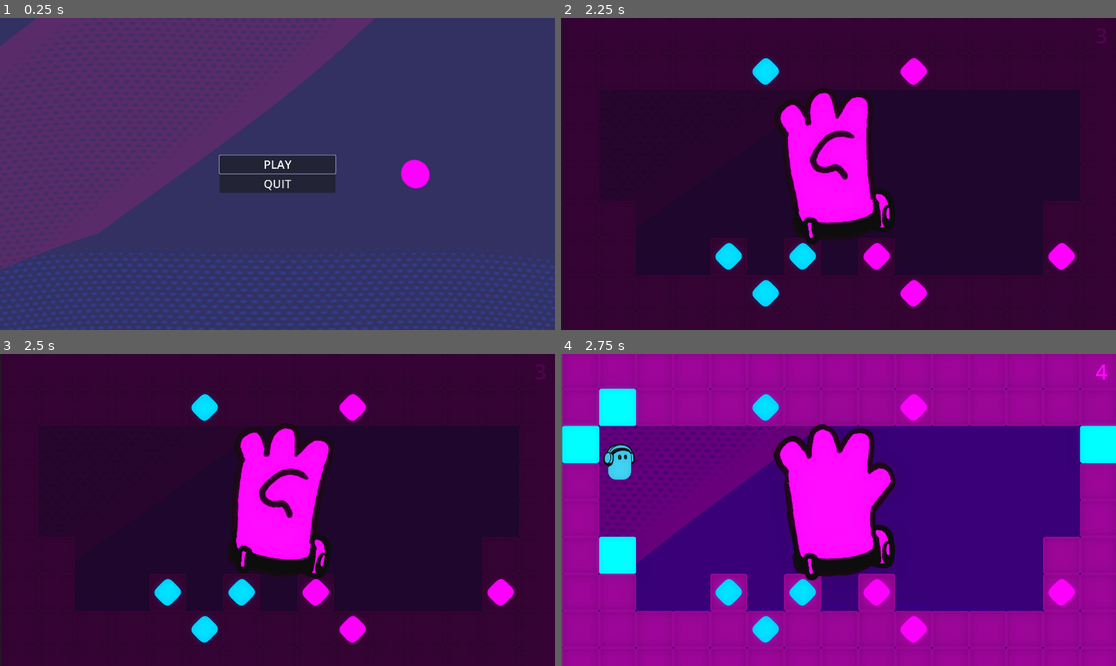
Above: before the commit, frames 1-4 (two rows, left to right).
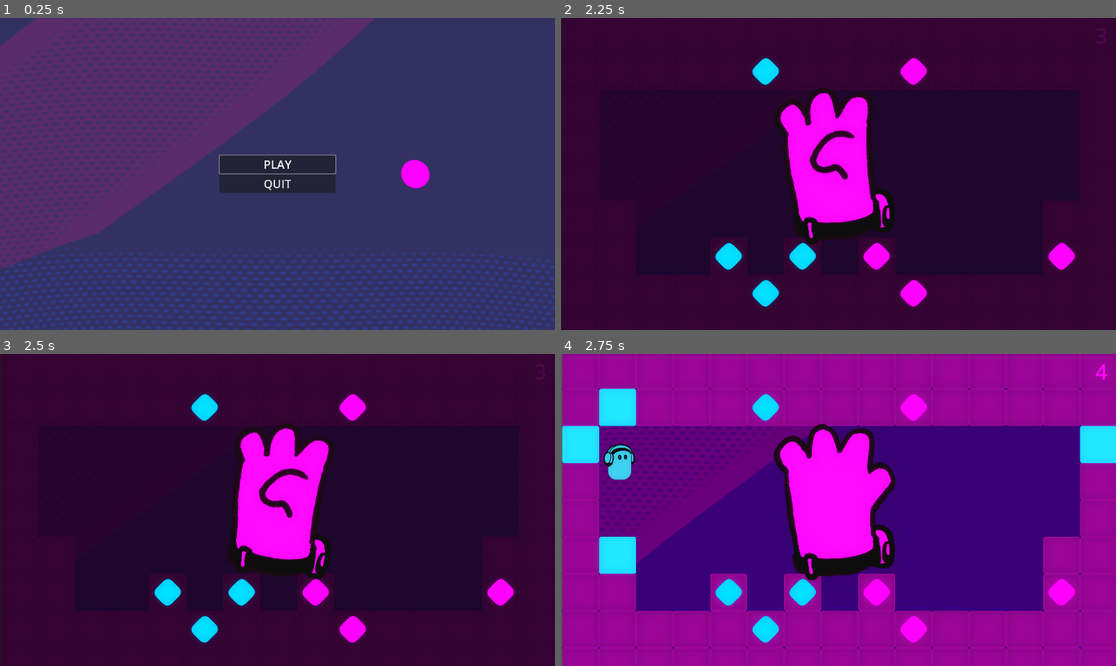
Above: after the commit, the same moments.

Repository: helenaruizs/loop-loop
Game: Godot game, scene res://bootstrap.tscn
The game is run twice, just before and just after one commit, with the same random seed, the same clock (stepped at 60 frames per second) and the same inputs.
Inputs (mouse positions are in pixels of both pictures, inside the frame that each line leads up to):
- Up to frame 1 (0.25 s): no input
- Up to frame 2 (2.25 s): click "PLAY" at 0.5 s; tap Enter at 1.25 s; move the mouse to (960, 158) at 1.27 s; hold D (move_right) 1.28-2 s; tap T at 1.35 s; click (960, 158) at 1.42 s; tap Space (jump) at 1.52 s; drag from (727, 189) to (766, 71) at 2.02 s
- Up to frame 3 (2.5 s): no input
- Up to frame 4 (2.75 s): no input

Frames 1-3 are identical in both runs. In frame 4, 3.1% of the frame differs, in the area x 0-100%, y 11-71%.

Commit message:
ALELUIA IRMAOS

Diff:
--- a/characters/character.gd
+++ b/characters/character.gd
@@ -1,6 +1,8 @@
 class_name Character
 
 extends CharacterBody2D
+# how many frames of continuous collision/un-collision we require
+const RAY_BUFFER_FRAMES : int = 3
 
 var music_bus_index := AudioServer.get_bus_index("Music") # Or whatever name you used
 var filter_effect_phaser := AudioServer.get_bus_effect(music_bus_index, 1) as AudioEffectLowPassFilter
@@ -11,7 +13,7 @@
 const NORMAL_SCALE: Vector2 = Vector2(1, 1)
 const JUMP_STRETCH: Vector2 = Vector2(0.89, 1.2)  # Tall and thin
 const LAND_SQUASH: Vector2 = Vector2(1.4, 0.78)   # Short and wide
-const TWEEN_TIME: float = 0.2
+const TWEEN_TIME: float = 0.05
 
 const WALK_SQUASH: Vector2 = Vector2(1.24, 0.78)   # Short and wide
 const WALK_STRETCH: Vector2 = Vector2(0.95, 1.1)  # Tall and thin
@@ -21,7 +23,6 @@
 @onready var ray_up: RayCast2D = $RayUp
 @onready var ray_right: RayCast2D = $RayRight
 @onready var ray_left: RayCast2D = $RayLeft
-
 @onready var feet: Area2D = $Feet
 @onready var sprite_fx: Sprite2D = $SpriteFX
 @onready var animation_player: AnimationPlayer = $AnimationPlayer
@@ -33,6 +34,8 @@
 @export var coyote_time: float = 0.18            # seconds grace after leaving ground
 @export var jump_buffer_duration: float = 0.14
 @export var jump_power := -1100.0
+# for each ray: how many consecutive frames it’s been colliding
+var ray_collision_counts : Dictionary = {}
 
 var color_name: Globals.ColorNames
 var hl_color: Color
@@ -48,6 +51,8 @@
 var is_current := false
 
 var is_jumping := false
+
+var map : Map
 
 var marker_active_rays: Dictionary = {} # marker : count of rays touching
 
@@ -61,65 +66,43 @@
 	last_hits[ray_left]  = null
 	Globals.level_completed.connect(on_level_completed)
 
+
 func _physics_process(delta: float) -> void:
-
-
 	var rays: Array = [ray_up, ray_right, ray_down, ray_left]
 	for ray: RayCast2D in rays:
+	# 1) force the raycast to refresh right now
+		ray.force_raycast_update()
+
+	# 2) now grab the updated collision info
+		var is_hit: bool = ray.is_colliding()
 		var prev_marker: Area2D = last_hits[ray] as Area2D
 		var current_marker: Area2D = null
-		if ray.is_colliding():
-			print("RAY", ray.name, "colliding with", ray.get_collider(), "at", ray.global_position)
+		if is_hit:
 			current_marker = ray.get_collider() as Area2D
 
-		# EXIT logic (ray left a marker)
+	# -- EXIT logic --
 		if prev_marker != null and prev_marker != current_marker:
-			var parent: = prev_marker.get_parent()
-			marker_active_rays[prev_marker] = marker_active_rays.get(prev_marker, 1) - 1
-			if marker_active_rays[prev_marker] <= 0:
-				# Only fire off event if *no* rays are left touching this marker!
-				parent.on_marker_exit()
-				marker_active_rays.erase(prev_marker)
-			last_hits[ray] = null
-
-		# ENTER logic (ray entered a new marker)
+		# double‐check you really aren’t hitting it anymore
+			ray.force_raycast_update()
+			if not ray.is_colliding() or (ray.get_collider() as Area2D) != prev_marker:
+				var parent := prev_marker.get_parent()
+				var cnt :int = marker_active_rays.get(prev_marker, 1) - 1
+				if cnt <= 0:
+					parent.on_marker_exit(self)
+					marker_active_rays.erase(prev_marker)
+				else:
+					marker_active_rays[prev_marker] = cnt
+				last_hits[ray] = null
+
+	# -- ENTER logic --
 		if current_marker != null and prev_marker != current_marker:
-			var parent: = current_marker.get_parent()
-			marker_active_rays[current_marker] = marker_active_rays.get(current_marker, 0) + 1
-			if marker_active_rays[current_marker] == 1:
-				# Only fire if *first* ray is touching this marker!
+			ray.force_raycast_update()  # (optional) freshen once more
+			var parent := current_marker.get_parent()
+			var cnt : int= marker_active_rays.get(current_marker, 0) + 1
+			marker_active_rays[current_marker] = cnt
+			if cnt == 1:
 				parent.on_marker_enter(self)
 			last_hits[ray] = current_marker
-#
-#func _physics_process(delta: float) -> void:
-	#var rays: Array = [ray_up, ray_right, ray_down, ray_left]
-	#for ray: RayCast2D in rays:
-		#var prev_marker: Area2D = last_hits[ray] as Area2D
-		#var current_marker: Area2D = null
-		#if ray.is_colliding():
-			#current_marker = ray.get_collider() as Area2D
-#
-		## EXIT logic (ray left a marker)
-		#if prev_marker != null and prev_marker != current_marker:
-			#var parent: = prev_marker.get_parent()
-			#marker_active_rays[prev_marker] = marker_active_rays.get(prev_marker, 1) - 1
-			#print("Ray exit", prev_marker, "count:", marker_active_rays[prev_marker])
-			#if marker_active_rays[prev_marker] <= 0:
-				## Only fire off event if *no* rays are left touching this marker!
-				#parent.on_marker_exit()
-				#marker_active_rays.erase(prev_marker)
-			#last_hits[ray] = null
-#
-		## ENTER logic (ray entered a new marker)
-		#if current_marker != null and prev_marker != current_marker:
-			#var parent: = current_marker.get_parent()
-			#marker_active_rays[current_marker] = marker_active_rays.get(current_marker, 0) + 1
-			#print("Ray enter", current_marker, "count:", marker_active_rays[current_marker])
-			#if marker_active_rays[current_marker] == 1:
-				## Only fire if *first* ray is touching this marker!
-				#parent.on_marker_enter(self)
-			#last_hits[ray] = current_marker
-
 
 
 func _tween_scale(target: Vector2) -> void:
@@ -131,8 +114,6 @@
 
 func char_physics_process(delta: float) -> void:
 
-	for ray: RayCast2D in [ray_up, ray_right, ray_down, ray_left]:
-		ray.force_raycast_update()
 	# Add the gravity.
 	if not is_on_floor():
 		velocity.y += gravity * delta
@@ -193,6 +174,7 @@
 
 	move_and_slide()
 
+
 		# Normalized screen position
 	var viewport_size := get_viewport().get_visible_rect().size
 	var norm_x :float = clamp(position.x / viewport_size.x, 0, 1)
--- a/levels/main.gd
+++ b/levels/main.gd
@@ -56,11 +56,13 @@
 	change_light(current_color)
 
 func _physics_process(delta: float) -> void:
+	map.check_win_condition()
 	if current_char:
 		current_char.char_physics_process(delta)
 
 
 func _unhandled_input(event: InputEvent) -> void:
+	map.check_win_condition()
 	if event.is_action_pressed("restart_level"):
 		_restart_level()
 
@@ -73,6 +75,7 @@
 	# get_tree().change_scene_to(current_scene)
 
 func _on_timer_timeout() -> void:
+	map.check_win_condition()
 	current_time += 1
 	if current_time != max_time:
 		play_with_random_pitch(fx_click)
@@ -104,6 +107,7 @@
 	char.set_shader_colors(char.character_color, char.hl_color)
 	char.set_tempo(tempo)
 	char.music = music
+	char.map = map
 
 func new_turn() -> void:
 	turn += 1
--- a/maps/map.gd
+++ b/maps/map.gd
@@ -10,10 +10,10 @@
 var tile_size: Vector2
 
 ### Objectives
-var objectives_color_01: Array[TileMarker] =[]
-var objectives_color_02: Array[TileMarker] =[]
-var objectives_color_03: Array[TileMarker] =[]
-var objectives_color_04: Array[TileMarker] =[]
+var objectives_color_01: Array[TileMarker]
+var objectives_color_02: Array[TileMarker]
+var objectives_color_03: Array[TileMarker]
+var objectives_color_04: Array[TileMarker]
 
 ### Objectives
 var objectives_color_01_hits: Array[TileMarker] =[]
@@ -21,17 +21,20 @@
 var objectives_color_03_hits: Array[TileMarker] =[]
 var objectives_color_04_hits: Array[TileMarker] =[]
 
+var all_objectives: Array[TileMarker] = []
+
 # Called when the node enters the scene tree for the first time.
 func _ready() -> void:
 	tile_size = tilemap.tile_set.tile_size
 	_spawn_tile_markers()
-
+	print(all_objectives)
 
 func _spawn_tile_markers() -> void:
 	tile_markers.clear()
 	for cell: Vector2i in tilemap.get_used_cells():
 		var placed_marker: TileMarker = get_marker_at_cell(cell)
 		if placed_marker != null:
+			all_objectives.append(placed_marker)
 			match placed_marker.objective_color:
 				Globals.ColorNames.COLOR_01:
 					objectives_color_01.append(placed_marker)
@@ -43,6 +46,7 @@
 					objectives_color_04.append(placed_marker)
 			placed_marker.objective_triggered_on.connect(_on_marker_triggered)  # Skip if marker is already there
 			placed_marker.objective_triggered_off.connect(_on_marker_triggered_out)
+			placed_marker.map = self
 		# 1) Instance the marker
 		var marker: TileMarker = TILEMARKER.instantiate() as TileMarker
 
@@ -67,6 +71,17 @@
 				return child as TileMarker
 	return null
 
+func get_marker_as_area(cell: Vector2i) -> Area2D:
+	var local_pos: Vector2 = tilemap.map_to_local(cell)
+	var marker_center := Vector2(
+		local_pos.x - tile_size.x/2,
+		local_pos.y + tile_size.y/2
+	)
+	for child in get_children():
+		if child is TileMarker:
+			if child.position.distance_to(marker_center) < 1.0:
+				return child as Area2D
+	return null
 
 func _on_marker_triggered(marker: TileMarker, color: Globals.ColorNames) -> void:
 	#if not objectives_color_01_hits.has(marker) or not objectives_color_02_hits.has(marker):
@@ -104,9 +119,39 @@
 	return a_sorted == b_sorted
 
 func check_win_condition() -> void:
-	for marker in get_tree().get_nodes_in_group("objectives"):
-		if not marker.is_correctly_activated():
+	for objective: TileMarker in all_objectives:
+		if not objective.is_completed():
 			return
-	# If we reach here, ALL objective markers are correct
+
+	#if not objectives_color_01_hits.size() == objectives_color_01.size():
+		#return
+	#if not objectives_color_02_hits.size() == objectives_color_02.size():
+		#return
+	#for marker in get_tree().get_nodes_in_group("objectives"):
+		#if not marker.is_correctly_activated():
+			#return
+	## If we reach here, ALL objective markers are correct
 	print("BOOM")
 	Globals.emit_signal("level_completed")
+
+func add_marker_to_list(marker: TileMarker, color: Globals.ColorNames) -> void:
+	match color:
+		Globals.ColorNames.COLOR_01:
+			objectives_color_01_hits.append(marker)
+		Globals.ColorNames.COLOR_02:
+			objectives_color_02_hits.append(marker)
+		Globals.ColorNames.COLOR_03:
+			objectives_color_03_hits.append(marker)
+		Globals.ColorNames.COLOR_04:
+			objectives_color_04_hits.append(marker)
+
+func remove_marker_from_list(marker: TileMarker, color: Globals.ColorNames) -> void:
+	match color:
+		Globals.ColorNames.COLOR_01:
+			objectives_color_01_hits.erase(marker)
+		Globals.ColorNames.COLOR_02:
+			objectives_color_02_hits.erase(marker)
+		Globals.ColorNames.COLOR_03:
+			objectives_color_03_hits.erase(marker)
+		Globals.ColorNames.COLOR_04:
+			objectives_color_04_hits.erase(marker)
--- a/maps/tilemarker.gd
+++ b/maps/tilemarker.gd
@@ -1,6 +1,10 @@
 class_name TileMarker
 
 extends Node2D
+
+const RAY_BUFFER_FRAMES : int = 3
+# how long to wait before actually firing the exit
+const EXIT_DEBOUNCE := 0.2
 
 signal objective_triggered_on(marker: TileMarker, color_name: Globals.ColorNames)
 signal objective_triggered_off(marker: TileMarker, color_name: Globals.ColorNames)
@@ -14,12 +18,19 @@
 @export var is_objective: bool = false
 @export var objective_color : Globals.ColorNames
 var color: Color
+var char_color: Color
+
+var map: Map
+
+var completed: bool
 
 var occupant: Character = null  # Which character is currently occupying this marker
-
+var prev_occupant: Character = null
+var _exit_timer: Timer = null
 # Called when the node enters the scene tree for the first time.
 func _ready() -> void:
 	color= Globals.hl_colors[objective_color]
+	char_color= Globals.colors[objective_color]
 	set_objective(color)
 	if is_objective:
 		add_to_group("objectives")
@@ -31,33 +42,81 @@
 	blink.visible = false
 	darken(0.0)
 	Globals.level_completed.connect(on_level_completed)
+	_exit_timer = Timer.new()
+	_exit_timer.one_shot = true
+	add_child(_exit_timer)
+	_exit_timer.timeout.connect(_on_exit_timer_timeout)
 
-func on_marker_enter(character: Character) -> void:	# Only update if this is a different character
-	get_parent().check_win_condition()
-	print("ENTER:", self.name, "at", position, "by", character.name)
+func _physics_process(delta: float) -> void:
+	if is_objective:
+		if overlay.visible:
+			if overlay.material.get_shader_parameter("blink_color") == color:
+				print("getting here now")
+				completed = true
+				map.check_win_condition()
+				#map.add_marker_to_list(self, objective_color)
+
+			if overlay.visible == false or overlay.material.get_shader_parameter("blink_color") != color:
+				completed = false
+				#map.remove_marker_from_list(self, objective_color)
+			#map.remove_marker_from_list(self, objective_color)
+
+func on_marker_enter(character: Character) -> void:
+	# if we're currently waiting to exit, cancel that
+	if _exit_timer.is_stopped() == false:
+		_exit_timer.stop()
+
+	# if it's the same occupant, nothing to do
 	if occupant == character:
 		return
+
+	# if someone else was in here, clear them immediately
+	if occupant != null:
+		_do_marker_exit(occupant)
+
+	# now set the new occupant
+	occupant = character
+	_do_marker_enter(occupant)
+
+
+func on_marker_exit(character: Character) -> void:
+	# only start the debounce if it's _our_ occupant trying to leave
 	if occupant != character:
-		if occupant != null:
-			# Remove previous occupant
-			on_marker_exit()
-		occupant = character
-		set_shader_colors(character.character_color, character.hl_color)
-		set_shader_intensity(1.0)
-		overlay.visible = true
-		if is_objective and character.color_name == objective_color:
-			emit_signal("objective_triggered_on", self, objective_color)
+		return
 
-func on_marker_exit() -> void:
-	get_parent().check_win_condition()
+	# start the timer; if we get a new on_marker_enter() before it fires,
+	# it'll be stopped above
+	_exit_timer.start(EXIT_DEBOUNCE)
+
+
+func _on_exit_timer_timeout() -> void:
+	# this only fires if no ray re-entered for EXIT_DEBOUNCE seconds
 	if occupant != null:
-		set_shader_intensity(0.0)
-		overlay.visible = false
-		# Only emit if previous character was matching objective
-		if is_objective and occupant.color_name == objective_color:
-			emit_signal("objective_triggered_off", self, objective_color)
+		_do_marker_exit(occupant)
 		occupant = null
 
+
+func _do_marker_enter(character: Character) -> void:
+	# your existing visual/shader logic
+	set_shader_colors(character.character_color, character.hl_color)
+	set_shader_intensity(1.0)
+	overlay.visible = true
+
+	#if is_objective and character.color_name == objective_color:
+		#map.add_marker_to_list(self, objective_color)
+		##emit_signal("objective_triggered_on", self, objective_color)
+		#get_parent().check_win_condition()
+
+
+func _do_marker_exit(character: Character) -> void:
+	# your existing undo-visual logic
+	set_shader_intensity(0.0)
+	overlay.visible = false
+
+	#if is_objective and character.color_name == objective_color:
+		#map.remove_marker_from_list(self, objective_color)
+		##emit_signal("objective_triggered_off", self, objective_color)
+		#get_parent().check_win_condition()
 
 func set_overlay_color(_color: Color) -> void:
 	overlay.modulate = _color
@@ -66,7 +125,7 @@
 	overlay.material.set_shader_parameter("blink_intensity", intensity)
 
 func set_shader_colors(albedo: Color, hl: Color) -> void:
-	overlay.material.set_shader_parameter("albedo_color", albedo)
+	#overlay.material.set_shader_parameter("albedo_color", albedo)
 	overlay.material.set_shader_parameter("blink_color", hl)
 
 func play_blink_in() -> void:
@@ -86,3 +145,6 @@
 
 func is_correctly_activated() -> bool:
 	return occupant != null and occupant.color_name == objective_color
+
+func is_completed() -> bool:
+	return completed
